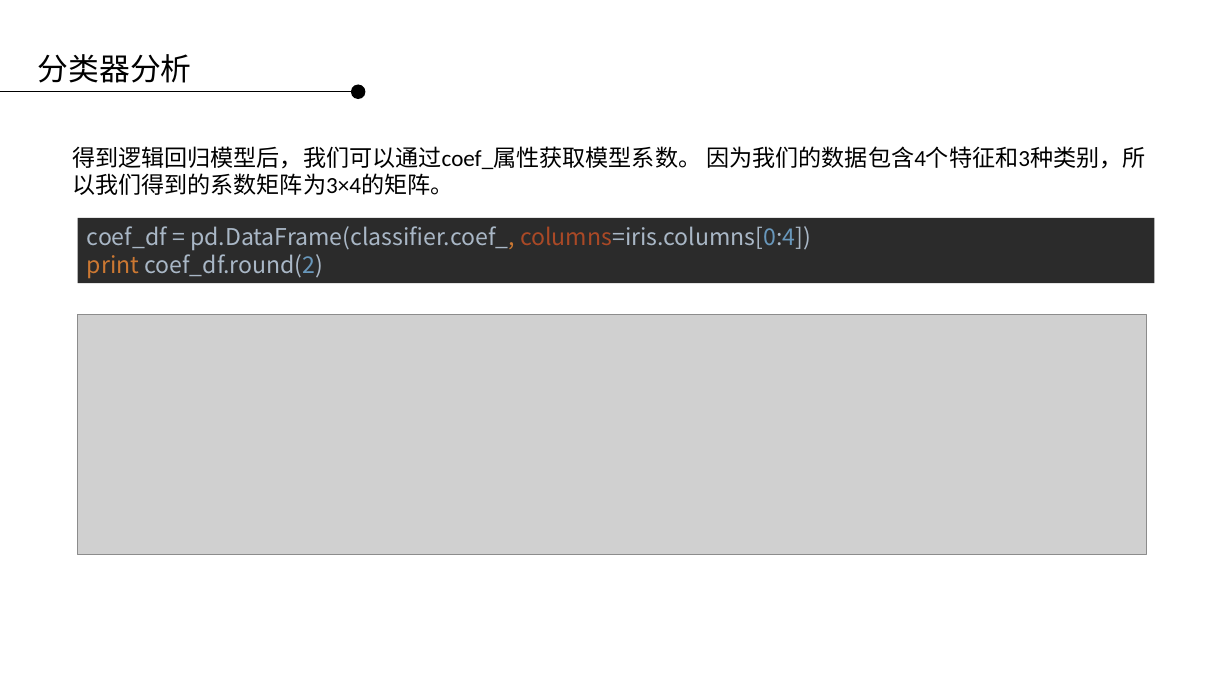
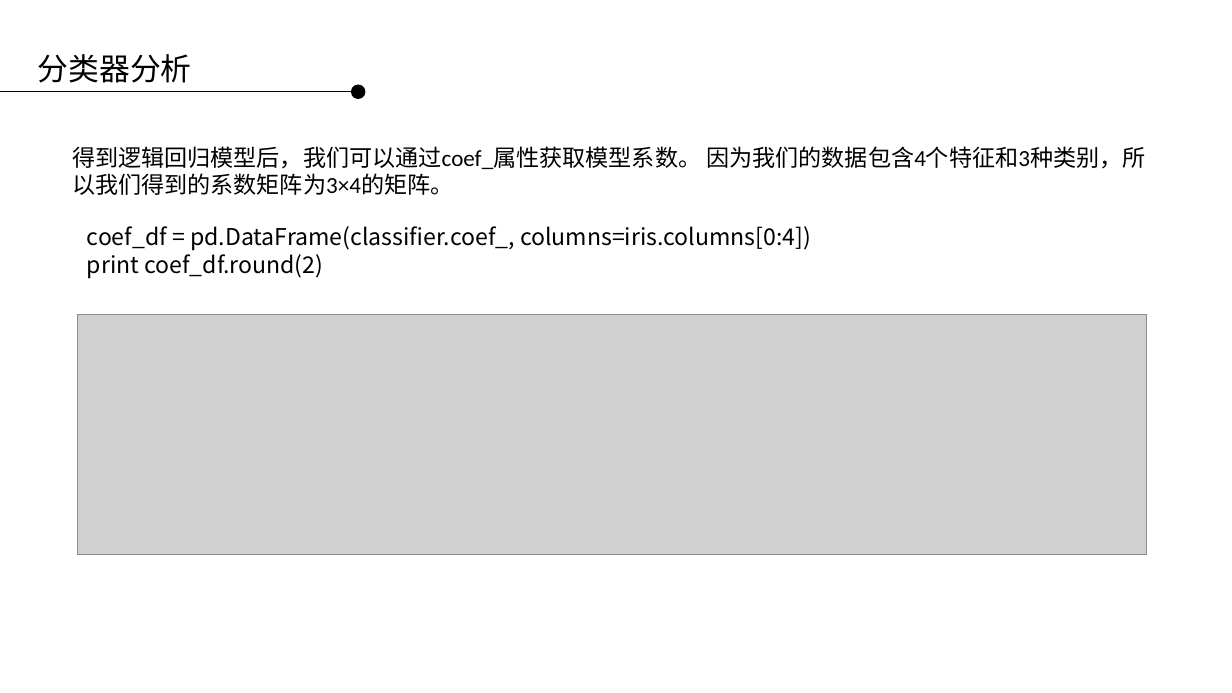
Before and after one commit to applepip/Big_Data, a slide deck: slide 32 of 产品大数据分析与建模/大数据分析与建模 - 逻辑回归 第二讲.pptx. Drawn at 1232x693 pixels with LibreOffice and Linux fonts; fonts in the diff are those of the drawing; grey boxes stand for pictures; background and template pictures are left out. Boxes give left, top, right and bottom in pixels: in the first picture for what was removed or moved away, otherwise in the second. Text is boxed around its words. In the diff, an @@ line names an element or a change of style, - is before the commit and + after.

```diff
--- a/产品大数据分析与建模/大数据分析与建模 - 逻辑回归 第二讲.pptx
+++ b/产品大数据分析与建模/大数据分析与建模 - 逻辑回归 第二讲.pptx
@@ text "coef_df = pd.DataFrame(classifier.coef_, columns=iris.column ...": place and size @@
-text "coef_df = pd.DataFrame(classifier.coef_, columns=iris.column ..." at [78,218,1154,284]
+text "coef_df = pd.DataFrame(classifier.coef_, columns=iris.column ..." at [87,226,811,279]
@@ text "coef_df = pd.DataFrame(classifier.coef_, columns=iris.column ..." at [87,226,811,279]: text colour #A9B7C6 to #000000 in "coef_df = pd.DataFrame(classifier.coef_, columns=iris.column ..."; text colour #CC7832 to #000000 in "pd.DataFrame(classifier.coef_, print"; text colour #AA4926 to #000000 in "columns=iris.columns[0:4])"; text colour #6897BB to #000000 in "columns=iris.columns[0:4]) coef_df.round(2)"; fill #2B2B2B to none @@
```
Also in this commit, not shown: 9 other slides changed.
